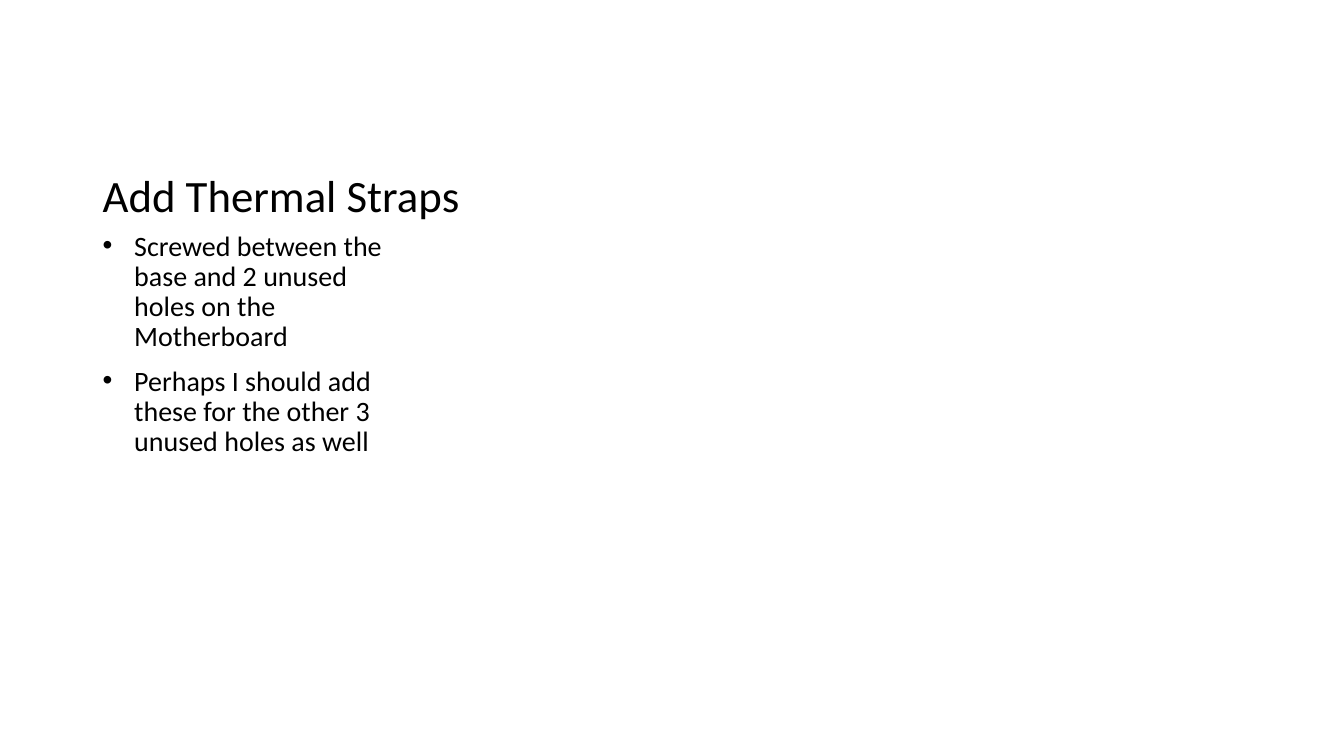
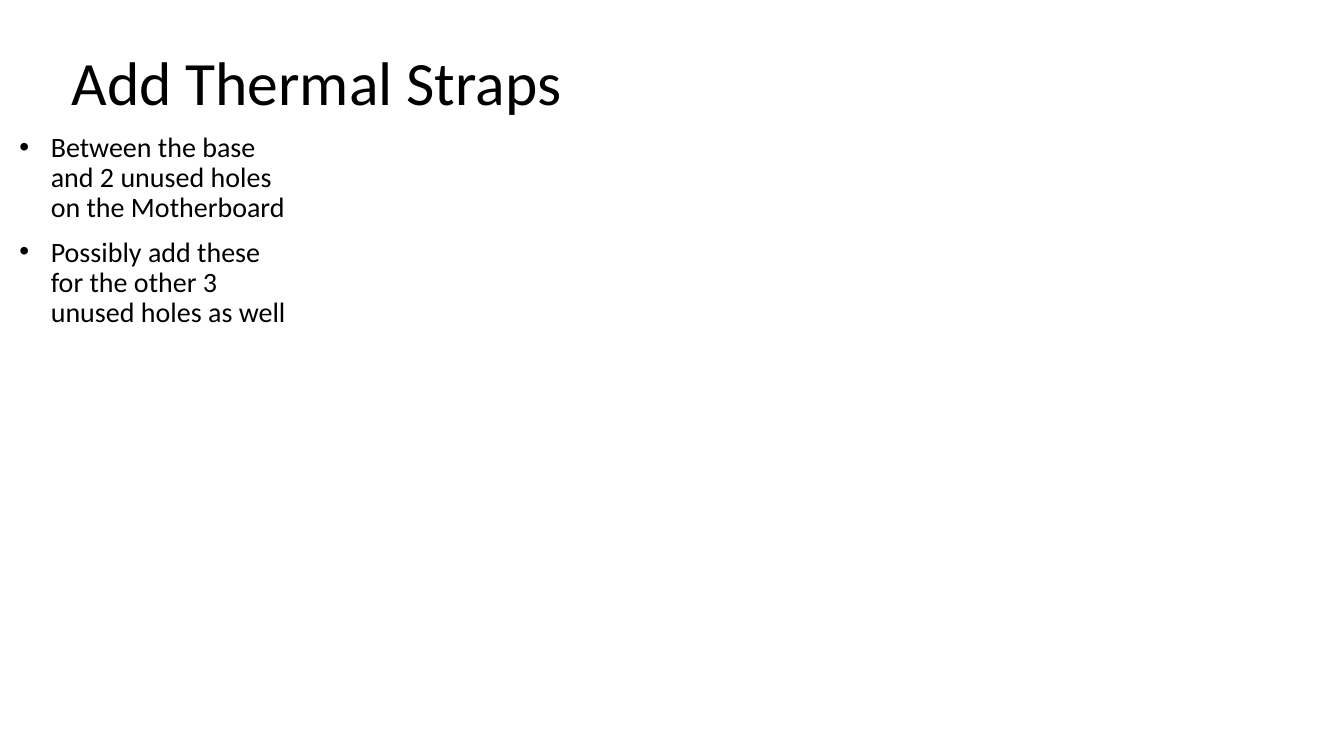
Before and after one commit to tbaralis/170828_Motherbox, a slide deck: slide 5 of 170828_Assembly.pptx. Drawn at 1344x756 pixels with LibreOffice and Linux fonts; fonts in the diff are those of the drawing; background and template pictures are left out. Boxes give left, top, right and bottom in pixels: in the first picture for what was removed or moved away, otherwise in the second. Text is boxed around its words. In the diff, an @@ line names an element or a change of style, - is before the commit and + after.

Commit message:
ppt

```diff
--- a/170828_Assembly.pptx
+++ b/170828_Assembly.pptx
@@ text "Add Thermal Straps": place and size @@
-text "Add Thermal Straps" at [103, 181, 460, 220]
+text "Add Thermal Straps" at [71, 62, 562, 115]
@@ text "Add Thermal Straps" at [71, 62, 562, 115]: size 32 to 44 pt; vertical alignment bottom to top @@
@@ text at [51, 137, 286, 323]: text changed @@
-• Screwed between the base and 2 unused holes on the Motherboard
-• Perhaps I should add these for the other 3 unused holes as well
+• Between the base and 2 unused holes on the Motherboard
+• Possibly add these for the other 3 unused holes as well
```
Also in this commit, not shown: 9 other slides changed.
